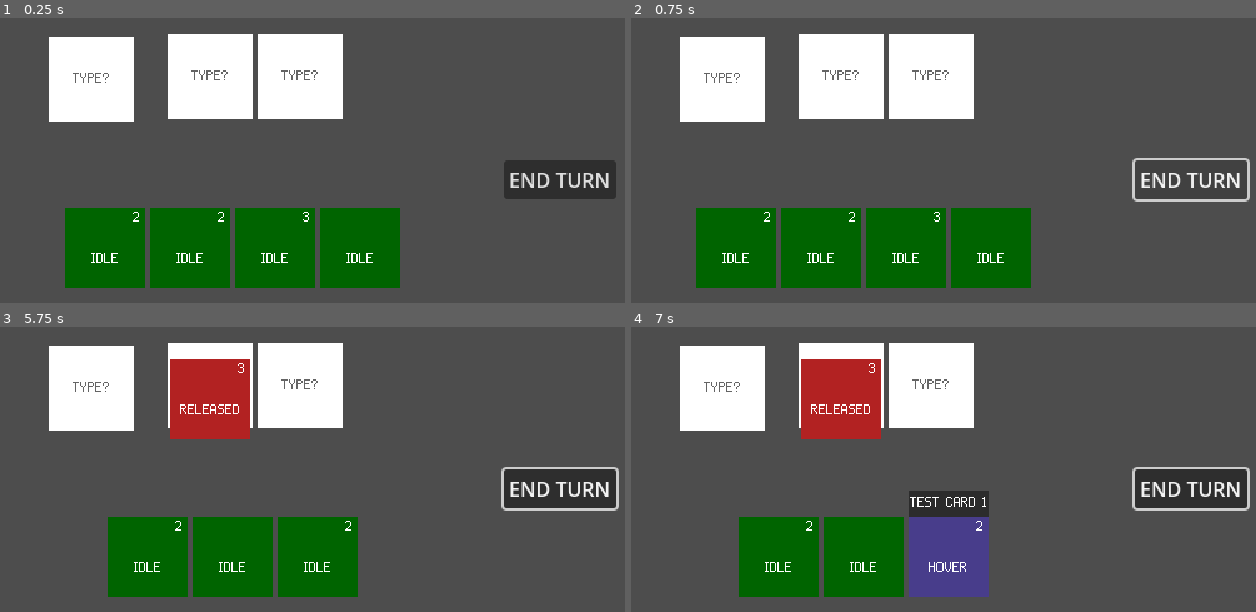
Above: before the commit, frames 1-4 (two rows, left to right).
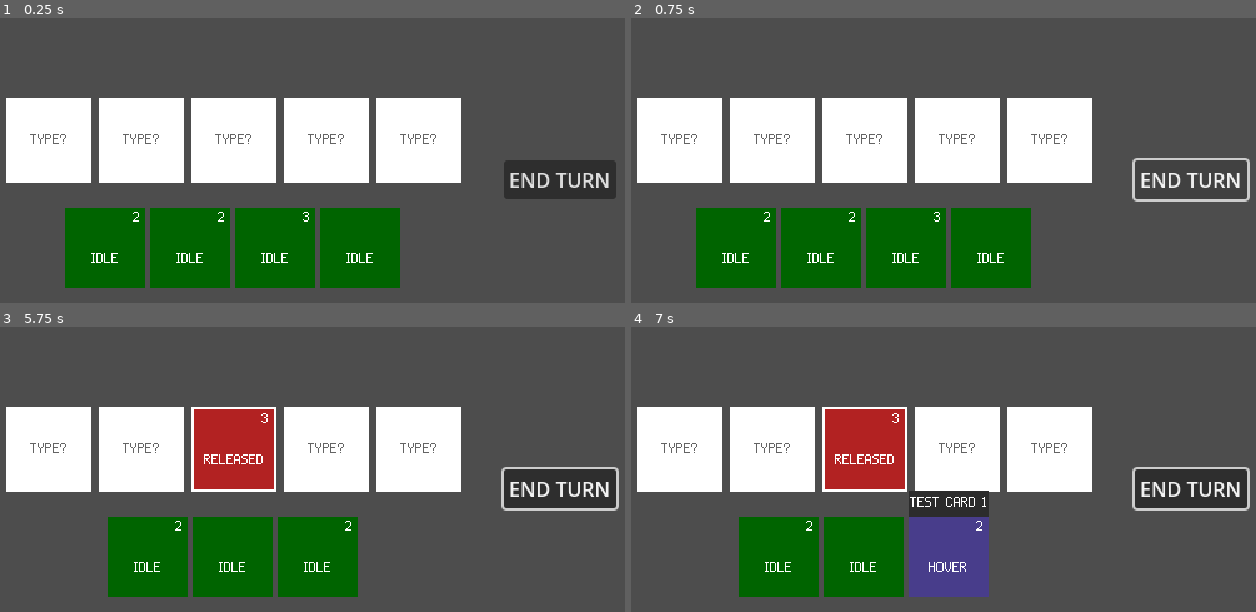
Above: after the commit, the same moments.

Repository: Ropusch/Duration-game
Game: Godot game, scene res://scenes/Main/main.tscn
Same seed, same stepped clock (60 frames per second), same inputs: the game is played once before the commit and once after it.
Inputs (mouse positions are in pixels of both pictures, inside the frame that each line leads up to):
- Up to frame 1 (0.25 s): no input
- Up to frame 2 (0.75 s): click "END TURN" at 0.5 s
- Up to frame 3 (5.75 s): click "END TURN" at 1.25 s; click "END TURN" at 2 s; tap Enter at 2.75, 5 s; drag from (106, 543) to (362, 557) at 2.77 s; drag from (150, 543) to (362, 569) at 3.52 s; tap Space at 4.25 s; move the mouse to (187, 543) at 4.27 s; press the mouse at (187, 543) at 4.28 s; release the mouse at (187, 543) at 5 s; drag from (275, 543) to (212, 386) at 5.02 s
- Up to frame 4 (7 s): drag from (843, 386) to (949, 557) at 5.77 s; tap Space at 6.5 s; drag from (outside the picture) to (949, 557) at 6.52 s

The runs differ from the first frame. In frame 1, 26% of the frame differs, in the area x 0-74%, y 5-58%; in frame 2, 26%; in frame 3, 27%; in frame 4, 27%.

Commit message:
playing cards onto cells

Diff:
--- a/card_ui/Card_ui.tscn
+++ b/card_ui/Card_ui.tscn
@@ -13,7 +13,7 @@
 [sub_resource type="RectangleShape2D" id="RectangleShape2D_wf446"]
 size = Vector2(54, 54)
 
-[node name="Card_UI" type="Control"]
+[node name="Card_UI" type="Control" groups=["card_ui"]]
 custom_minimum_size = Vector2(64, 85)
 layout_mode = 3
 anchors_preset = 15
@@ -129,7 +129,7 @@
 horizontal_alignment = 1
 
 [node name="detector" type="Area2D" parent="."]
-collision_layer = 2
+collision_layer = 0
 
 [node name="CollisionShape2D" type="CollisionShape2D" parent="detector"]
 position = Vector2(32.5, 53)
--- a/card_ui/card_states/card_released_state.gd
+++ b/card_ui/card_states/card_released_state.gd
@@ -14,7 +14,7 @@
 
 	if not card_ui.targets.is_empty():
 		played = true
-		print("played card ", card_ui.card.name, " for: ", card_ui.targets)
+		play_card()
 
 
 func on_input(_event: InputEvent) -> void:
@@ -22,3 +22,14 @@
 		return
 
 	transition_requested.emit(self, CardState.State.IDLE)
+
+
+func play_card():
+	var target: Node
+	var card_pos = card_ui.get_card_center_position()
+	var min_distance = card_pos.distance_to(card_ui.targets[0].global_position)
+	for node in card_ui.targets:
+		if card_pos.distance_to(node.global_position) <= min_distance:
+			min_distance = card_pos.distance_to(node.global_position)
+			target = node
+	card_ui.play_card_for(target)
--- a/card_ui/card_ui.gd
+++ b/card_ui/card_ui.gd
@@ -12,6 +12,7 @@
 @onready var hover_background: ColorRect = $hover_background
 
 @onready var state_machine: CardStateMachine = $CardStateMachine
+@onready var detector: Area2D = $detector
 
 var targets: Array[Node] = []
 
@@ -28,6 +29,7 @@
 
 	if card.type == card.Type.INSTANT:
 		dur_label.hide()
+		detector.collision_mask = 2
 
 	state_machine.init(self)
 
@@ -36,6 +38,9 @@
 	name_label.text = card.name
 	dur_label.text = str(card.current_dur)
 
+
+func get_card_center_position() -> Vector2:
+	return $detector/CollisionShape2D.global_position
 
 
 #INPUTS
@@ -62,3 +67,21 @@
 
 func _on_detector_area_exited(area: Area2D) -> void:
 	targets.erase(area)
+
+
+### PALYING CARDS
+
+func play_card_for(target):
+	if card.target == card.Target.CELL:
+		reparent(target)
+		position = Vector2.ZERO - $detector/CollisionShape2D.position
+		detector.collision_layer = 2
+	elif card.target == card.Target.CARD:
+		target = target.get_parent()
+		target.card.current_dur += 1
+		target.update_ui()
+		discard()
+
+
+func discard() -> void:
+	queue_free()
--- a/project.godot
+++ b/project.godot
@@ -26,6 +26,7 @@
 [global_group]
 
 ui_layer=""
+card_ui=""
 
 [input]
 
--- /dev/null
+++ b/scenes/Card cell/card_cell.gd
@@ -0,0 +1,18 @@
+extends Area2D
+
+var cell_occupied := false
+var card: CardUI = null
+
+
+func _on_child_entered_tree(node: Node) -> void:
+	if node.is_in_group("card_ui"):
+		card = node
+		cell_occupied = true
+		collision_layer = 0
+
+
+func _on_child_exiting_tree(node: Node) -> void:
+	if node.is_in_group("card_ui"):
+		card = null
+		cell_occupied = false
+		collision_layer = 1
--- a/scenes/Card cell/card_cell.tscn
+++ b/scenes/Card cell/card_cell.tscn
@@ -1,11 +1,13 @@
-[gd_scene load_steps=3 format=3 uid="uid://bsjeuqmgxpmyo"]
+[gd_scene load_steps=4 format=3 uid="uid://bsjeuqmgxpmyo"]
 
+[ext_resource type="Script" uid="uid://cp03tq5slhqb4" path="res://scenes/Card cell/card_cell.gd" id="1_jp2ca"]
 [ext_resource type="Theme" uid="uid://bvmr0r20hug61" path="res://themes/card_label.tres" id="1_ym80s"]
 
 [sub_resource type="RectangleShape2D" id="RectangleShape2D_le10i"]
 size = Vector2(64, 64)
 
-[node name="CardCell" type="Node2D"]
+[node name="CardCell" type="Area2D"]
+script = ExtResource("1_jp2ca")
 
 [node name="ColorRect" type="ColorRect" parent="."]
 offset_left = -34.0
@@ -24,8 +26,8 @@
 horizontal_alignment = 1
 vertical_alignment = 1
 
-[node name="CardCellArea" type="Area2D" parent="."]
-collision_mask = 0
+[node name="CollisionShape2D2" type="CollisionShape2D" parent="."]
+shape = SubResource("RectangleShape2D_le10i")
 
-[node name="CollisionShape2D2" type="CollisionShape2D" parent="CardCellArea"]
-shape = SubResource("RectangleShape2D_le10i")
+[connection signal="child_entered_tree" from="." to="." method="_on_child_entered_tree"]
+[connection signal="child_exiting_tree" from="." to="." method="_on_child_exiting_tree"]
--- /dev/null
+++ b/scenes/Main/card_cells_handler.gd
@@ -0,0 +1,16 @@
+extends Node2D
+
+var cells: Array[Node] = []
+var cell_width = 68.0
+var cell_x_space = 6.0
+
+func _ready() -> void:
+	for child in get_children():
+		cells.append(child)
+	arrange_cells()
+
+
+func arrange_cells() -> void:
+	for i in range(len(cells)):
+		cells[i].position.y = 0.0
+		cells[i].position.x = -((len(cells)-1)*(cell_width+cell_x_space))/2 + (cell_width+cell_x_space)*i
--- a/scenes/Main/main.tscn
+++ b/scenes/Main/main.tscn
@@ -1,8 +1,9 @@
-[gd_scene load_steps=8 format=3 uid="uid://tq0vl4ya5j08"]
+[gd_scene load_steps=9 format=3 uid="uid://tq0vl4ya5j08"]
 
 [ext_resource type="Script" uid="uid://bt7ms31qq4wws" path="res://scenes/Main/main.gd" id="1_yh5la"]
 [ext_resource type="PackedScene" uid="uid://02tq6vc8xtlq" path="res://card_ui/Card_ui.tscn" id="2_2w1kt"]
 [ext_resource type="Script" uid="uid://bp7oa1incmdja" path="res://scenes/Main/hand.gd" id="2_nyu32"]
+[ext_resource type="Script" uid="uid://da8pcxsd5k0jq" path="res://scenes/Main/card_cells_handler.gd" id="2_w0isb"]
 [ext_resource type="Resource" uid="uid://cbdfp1vnsk0u5" path="res://game Resources/cards/test cards/test_card01.tres" id="3_qvhan"]
 [ext_resource type="Resource" uid="uid://cjhn7vrarn8o6" path="res://game Resources/cards/test cards/test_card02.tres" id="4_k3v36"]
 [ext_resource type="Resource" uid="uid://xcwm6vwike2g" path="res://game Resources/cards/test cards/test_card03.tres" id="5_liyct"]
@@ -10,6 +11,21 @@
 
 [node name="Main" type="Node2D"]
 script = ExtResource("1_yh5la")
+
+[node name="CardCellsHandler" type="Node2D" parent="."]
+position = Vector2(320, 230)
+script = ExtResource("2_w0isb")
+
+[node name="CardCell" parent="CardCellsHandler" instance=ExtResource("7_5wuev")]
+position = Vector2(74, 0)
+
+[node name="CardCell2" parent="CardCellsHandler" instance=ExtResource("7_5wuev")]
+
+[node name="CardCell3" parent="CardCellsHandler" instance=ExtResource("7_5wuev")]
+
+[node name="CardCell4" parent="CardCellsHandler" instance=ExtResource("7_5wuev")]
+
+[node name="CardCell5" parent="CardCellsHandler" instance=ExtResource("7_5wuev")]
 
 [node name="UI" type="CanvasLayer" parent="." groups=["ui_layer"]]
 
@@ -52,12 +68,3 @@
 offset_right = 626.0
 offset_bottom = 277.0
 text = "END TURN"
-
-[node name="Card_cell" parent="." instance=ExtResource("7_5wuev")]
-position = Vector2(206, 181)
-
-[node name="Card_cell2" parent="." instance=ExtResource("7_5wuev")]
-position = Vector2(301, 179)
-
-[node name="Card_cell3" parent="." instance=ExtResource("7_5wuev")]
-position = Vector2(373, 179)
Not shown, added: scenes/Card cell/card_cell.gd.uid
Not shown, added: scenes/Main/card_cells_handler.gd.uid
